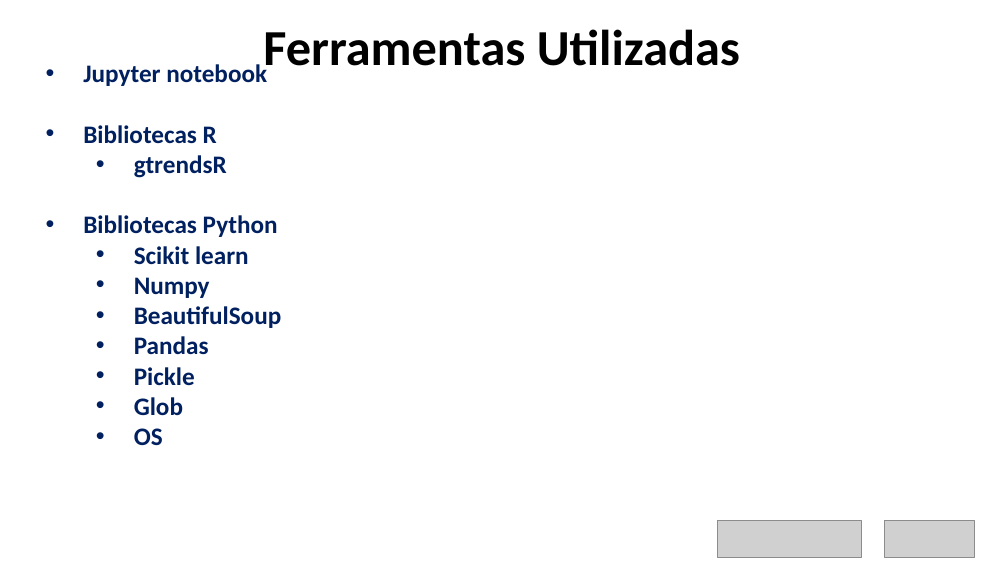
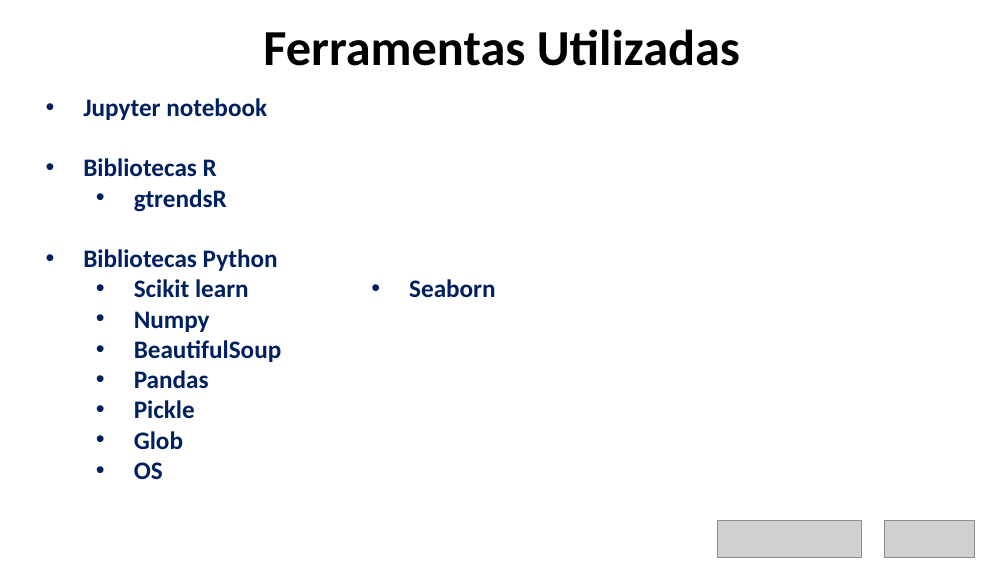
Before and after one commit to etportela/zika-data, a slide deck: slide 10 of pdfs/ZIKA_VIRUS.pptx (slide 7 before the commit). Drawn at 1008x567 pixels with LibreOffice and Linux fonts; fonts in the diff are those of the drawing; grey boxes stand for pictures; background and template pictures are left out. Boxes give left, top, right and bottom in pixels: in the first picture for what was removed or moved away, otherwise in the second. Text is boxed around its words. In the diff, an @@ line names an element or a change of style, - is before the commit and + after.

```diff
--- a/pdfs/ZIKA_VIRUS.pptx
+++ b/pdfs/ZIKA_VIRUS.pptx
@@ text "Jupyter notebook" moved from (x1=83, y1=62, x2=281, y2=445) to (x1=83, y1=98, x2=281, y2=479) @@
@@ text added at (x1=409, y1=279, x2=495, y2=298), 18 pt, text #002060, bold @@
+  • Seaborn
```
Also in this commit, not shown: 9 other slides changed, 6 slides added, 1 slide removed.
